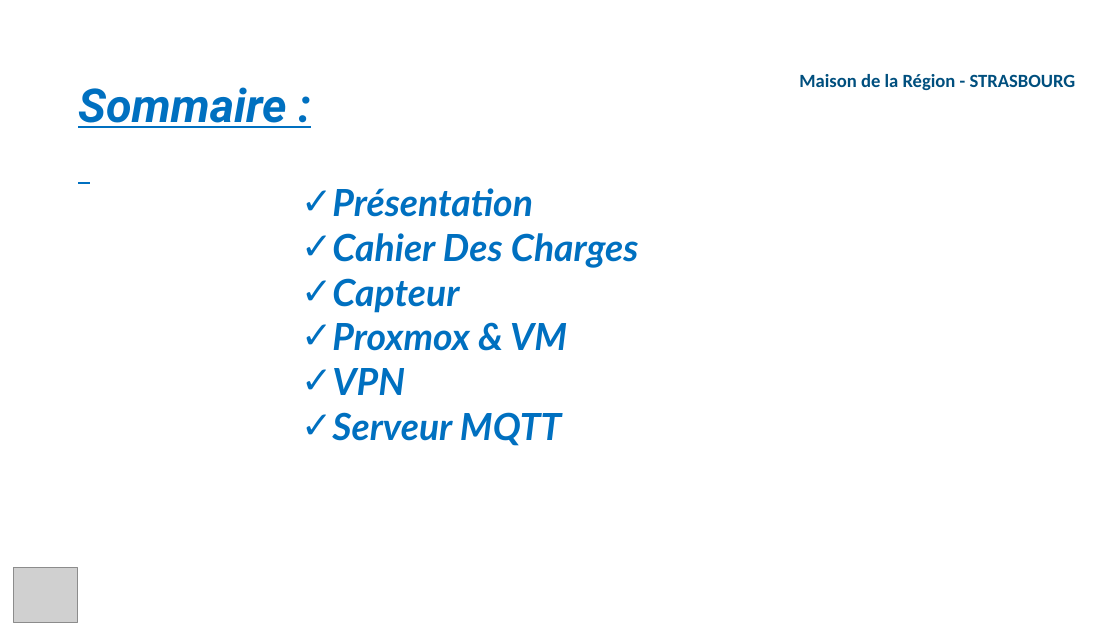
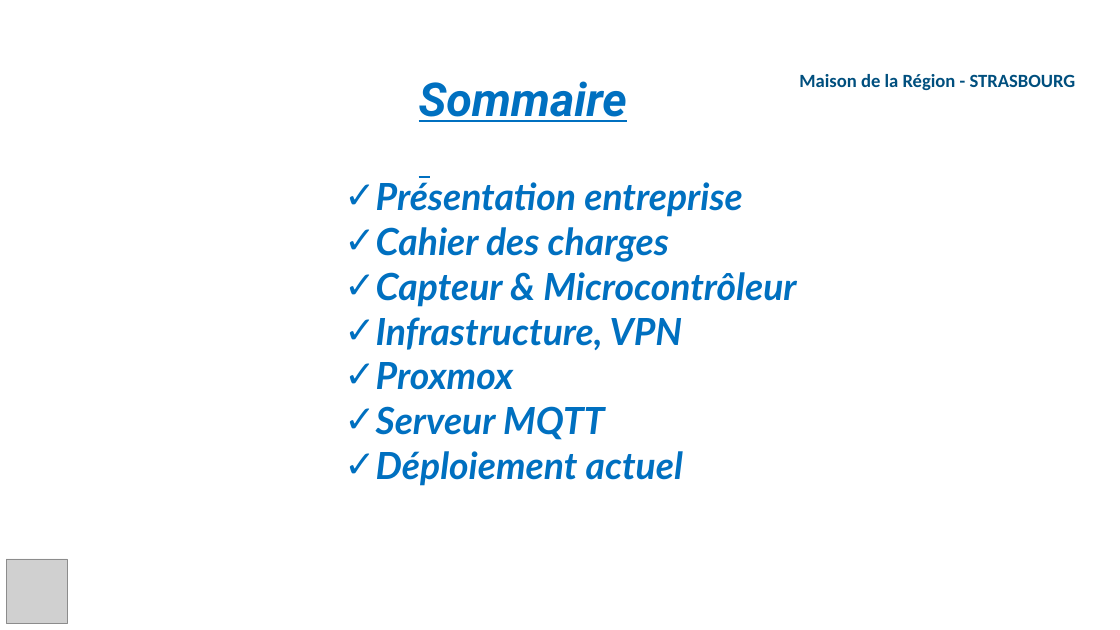
Before and after one commit to AnthonyKTTR67/projet, a slide deck: slide 2 of Rapport_&_Revue/Revue 2/Presentation_Revue_2_KETTERER_Anthony.pptx. Drawn at 1120x630 pixels with LibreOffice and Linux fonts; fonts in the diff are those of the drawing; grey boxes stand for pictures; background and template pictures are left out. Boxes give left, top, right and bottom in pixels: in the first picture for what was removed or moved away, otherwise in the second. Text is boxed around its words. In the diff, an @@ line names an element or a change of style, - is before the commit and + after.

```diff
--- a/Rapport_&_Revue/Revue 2/Presentation_Revue_2_KETTERER_Anthony.pptx
+++ b/Rapport_&_Revue/Revue 2/Presentation_Revue_2_KETTERER_Anthony.pptx
@@ text at [419,81,627,122]: text changed @@
-Sommaire :
+Sommaire
@@ text "Présentation entreprise": place and size @@
-text "Présentation entreprise" at [332,188,639,446]
+text "Présentation entreprise" at [376,182,796,486]
@@ text at [376,182,796,390]: text changed @@
-✓ Présentation
-✓ Cahier Des Charges
-✓ Capteur
-✓ Proxmox & VM
-✓ VPN
+✓ Présentation entreprise
+✓ Cahier des charges
+✓ Capteur & Microcontrôleur
+✓ Infrastructure, VPN
+✓ Proxmox
@@ text at [376,451,683,486]: paragraph added @@
+✓ Déploiement actuel
@@ picture: place and size @@
-picture at [13,568,77,623]
+picture at [6,559,67,623]
```
Also in this commit, not shown: 3 other slides changed, 17 slides added, 19 slides removed, 20 other files.
